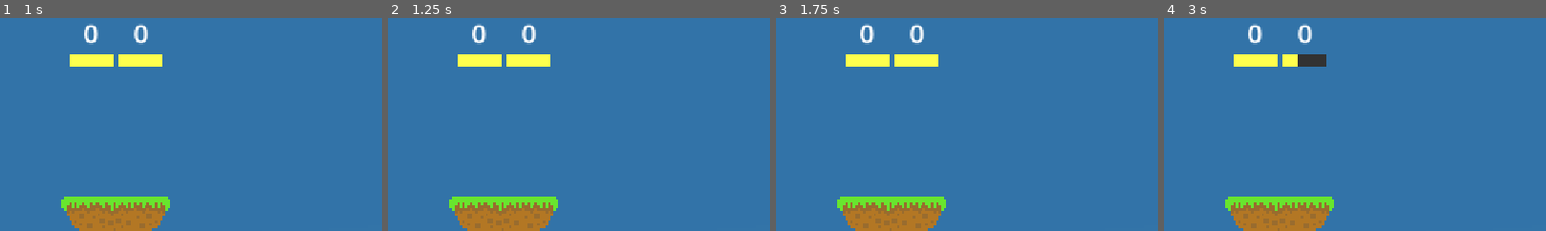
Above: before the commit, frames 1-4 (left to right).
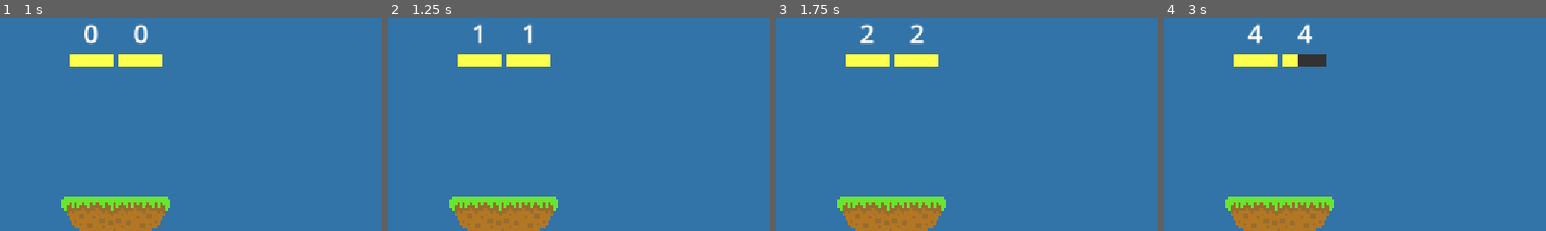
Above: after the commit, the same moments.

Repository: beltranbot/godot-multiplayer-game
Game: Godot game, scene res://Scenes/main.tscn
Two runs of this game, one before a commit and one after it. Both use one fixed random seed, a clock stepped at 60 frames per second and the inputs below. The project has no main scene, so this scene is started directly.
Inputs (mouse positions are % of the whole screen's width and height, from its top left):
- Up to frame 1 (1 s): tap Enter at 0.5 s; move the mouse to (72, 45) at 0.52 s; hold D (move_right) from 0.53 s (still down); click (72, 45) at 0.6 s; tap Space (jump) at 0.77 s
- Up to frame 2 (1.25 s): keep holding D (move_right)
- Up to frame 3 (1.75 s): keep holding D (move_right); move the mouse to (30, 55) at 1.27 s; click (30, 55) at 1.35 s; tap Space (jump) at 1.52 s
- Up to frame 4 (3 s): move the mouse to (60, 28) at 2.02 s; release D (move_right) at 2.03 s; hold A (move_left) 2.03-2.78 s; click (60, 28) at 2.1 s; move the mouse to (45, 70) at 2.77 s; hold D (move_right) from 2.78 s (still down); click (45, 70) at 2.85 s
The pictures show only the part of the screen within x 35-85%, y 0-50%; the shares and areas given below are measured in that part.

Frame 1 is identical in both runs. In frame 2, 0.5% of the frame differs, in the area x 22-39%, y 2-13%; in frame 3, 0.4%; in frame 4, 0.5%.

Commit message:
updating the score systems in the UI

Diff:
--- a/Scripts/game_over_line.gd
+++ b/Scripts/game_over_line.gd
@@ -4,3 +4,4 @@
 func _on_body_entered(body: Node2D) -> void:
 	if body.is_in_group("Player"):
 		body.reset_players()
+		get_parent().scored(body.player_index)
--- a/Scripts/player.gd
+++ b/Scripts/player.gd
@@ -45,12 +45,14 @@
 
 
 func decreate_health():
-	health -= 100.0 / 3.0
+	self.health -= 100.0 / 3.0
 
-	if health <= 0:
-		pass
+	if self.health <= 0:
+		reset_players()
+		self.health = 100
+		get_parent().scored(self.player_index)
 
-	get_health_bar().value = health
+	get_health_bar().value = self.health
 
 
 func get_health_bar() -> ProgressBar:
